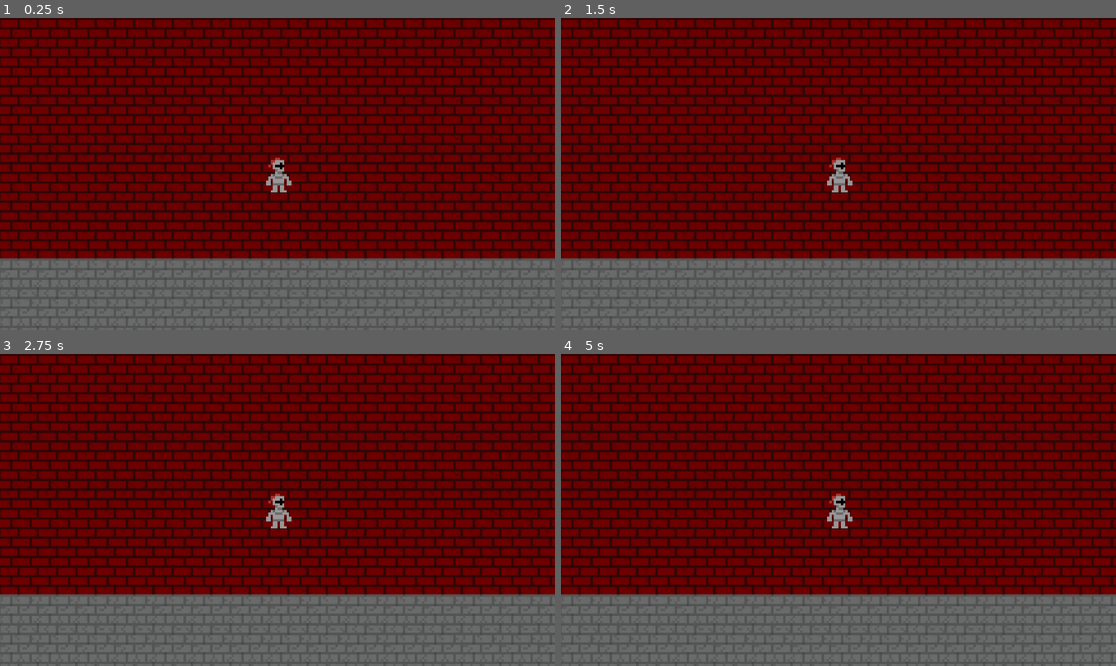
Above: before the commit, frames 1-4 (two rows, left to right).
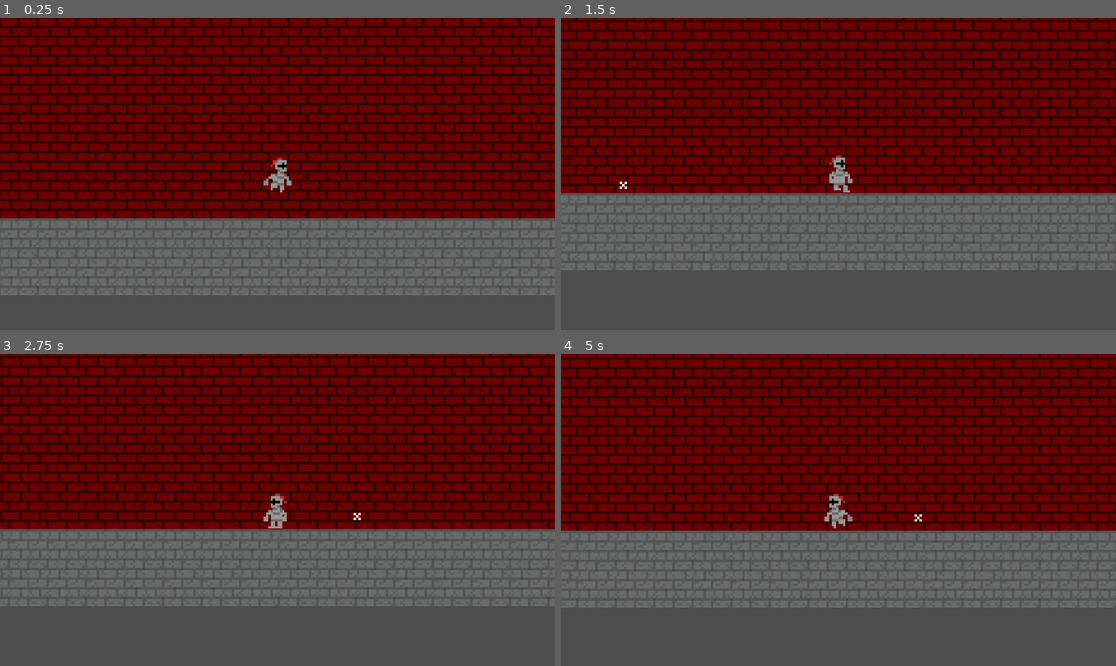
Above: after the commit, the same moments.

Repository: Owen-Harper25/Hollow-Clone
Game: Godot game, scene res://Scenes/testmap.tscn
The game is run twice, just before and just after one commit, with the same random seed, the same clock (stepped at 60 frames per second) and the same inputs.
Inputs:
- Up to frame 1 (0.25 s): no input
- Up to frame 2 (1.5 s): hold D (right) from 0.53 s (still down); tap Shift (sprint) at 0.6, 1.35 s; tap Space (jump) at 0.77 s
- Up to frame 3 (2.75 s): tap Space (jump) at 1.52 s; release D (right) at 2.03 s; hold A (left) from 2.03 s (still down); tap Shift (sprint) at 2.1 s
- Up to frame 4 (5 s): release A (left) at 2.78 s; hold D (right) 2.78-4.28 s; tap Shift (sprint) at 2.85, 3.6, 4.35 s; tap Space (jump) at 3.02, 3.77, 4.52 s; hold A (left) from 4.28 s (still down)

The runs differ from the first frame. In frame 1, 36% of the frame differs, in the area x 0-100%, y 0-100%; in frame 2, 62%; in frame 3, 62%; in frame 4, 63%.
Error before the commit: Parse Error: Preload file "res://DustParticle.tscn" does not exist. (res://Scripts/player.gd:18)

Commit message:
Particle Works

Diff:
--- a/Scripts/player.gd
+++ b/Scripts/player.gd
@@ -15,7 +15,7 @@
 ## The values for the jump direction, default is UP or -1
 enum JUMP_DIRECTIONS {UP = -1, DOWN = 1}
 var canSpawnParticle = true
-var DUST_PARTICLE = preload("res://DustParticle.tscn")
+var DUST_PARTICLE = preload("res://Scenes/DustParticle.tscn")
 
 
 ## The path to the character's [Sprite2D] node.  If no node path is provided the [param PLAYER_SPRITE] will be set to [param $Sprite2D] if it exists.
@@ -242,6 +242,7 @@
 		canSpawnParticle = false
 		$ParticleTimer.start()
 		var particle = DUST_PARTICLE.instantiate()
+		particle.emitting = true
 		particle.global_position = global_position
 		get_parent().add_child(particle)
 
